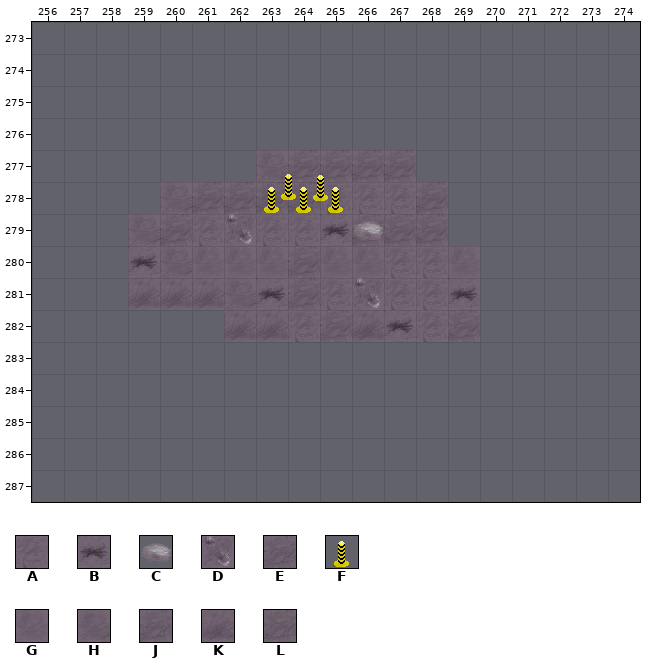
A Tiled map gets an edit: assets/levels/testlevel.tmx. Above is the file before it was changed.
Cells are 32x32 px. Shown: x 256..274, y 273..287.
Key: from "parkinglot": A 4, B 25, C 27, D 42, E 44, F 51, G 61, H 66, J 67, K 86, L 87.
_ is an empty cell.
Objects are placed by their top-left corner, in cells (3,4 is the top-left corner of cell 3,4); size is 1x1 cell unless given.
Layer "Floor" before, first column x 256:
273 ___________________
274 ___________________
275 ___________________
276 ___________________
277 _______HJJJJ_______
278 ____HJJJJAAAJ______
279 ___HJADAABJLL______
280 ___BHGGGEGGAAG_____
281 ___KKKHBEADAAB_____
282 ______KKAEKBAL_____
283 ___________________
284 ___________________
285 ___________________
286 ___________________
287 ___________________
Objects on layer "Objects" before:
F at 263.5,277.6
F at 264.5,277.6
F at 263,278
F at 264,278
F at 265,278
C at 266,279
The result:
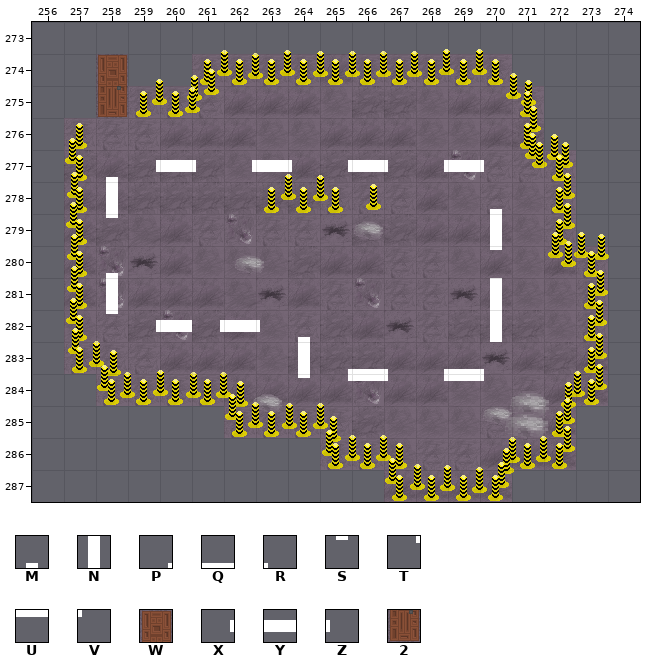
Further tiles: from "parkinglot": M 0, N 20, P 28, Q 29, R 30, S 40, T 48, U 49, V 50, W 69, X 82, Y 83, Z 84, 2 89.
Tiles of an added or newly shown layer are drawn over the layers below it.
The author wrote: tiled testmap
The edit:
Changed rows in their new state; . is an unchanged cell.
Layer "Floor":
first column x 258:
277 KJJJG.K...KDA.
278 K...........A.
279 J...........K.
280 D...........K.
281 D...........K.
282 AJDJ.G......J.
283 ...K..JJJKKKB.
284 ....KKKKDKKGGA
285 .......AJ....A
Layer "Stripes" (added):
first column x 257:
274 ....AAAAKAAAAA...
275 ..AAA........KA..
276 A.............L..
277 JMXYZXYZXYZXYZAA.
278 KN...........M.A.
279 KS...........N.A.
280 KM...GG......S.KA
281 KN...........N..A
282 GSXYXYZM.....N..A
283 AA.K...NPQRPQR..K
284 .AAAA..STUVTUV.KK
285 .....AAA.....A.K.
286 ........AAGAAKKK.
287 ..........KKKK...
Layer "Objects":
added: F at 269.5,273.7
added: F at 268.5,273.7
added: F at 261.5,273.7
added: F at 263.5,273.7
added: F at 264.5,273.7
added: F at 266.5,273.7
added: F at 265.5,273.8
added: F at 267.5,273.8
added: F at 262.5,273.8
added: F at 261,274
added: F at 262,274
added: F at 263,274
added: F at 264,274
added: F at 265,274
added: F at 266,274
added: F at 267,274
added: F at 268,274
added: F at 269,274
added: F at 270,274
added: W at 258,274
added: F at 261.1,274.3
added: F at 270.6,274.4
added: F at 260.6,274.5
added: F at 259.5,274.6
added: F at 271,274.6
added: F at 260.5,274.9
added: F at 271,275
added: F at 259,275
added: F at 260,275
added: 2 at 258,275
added: F at 271.2,275.5
added: F at 271,276
added: F at 257,276
added: F at 271.2,276.3
added: F at 271.8,276.3
added: F at 256.8,276.5
added: F at 272.2,276.6
added: F at 271.4,276.6
added: F at 272,277
added: F at 257,277
added: F at 256.8,277.5
added: F at 272.3,277.6
added: F at 266.2,277.9
added: F at 272,278
added: F at 257,278
added: F at 256.8,278.5
added: F at 272.2,278.5
added: F at 272,279
added: F at 257,279
added: F at 271.9,279.4
added: F at 272.7,279.4
added: F at 273.3,279.5
added: F at 256.8,279.5
added: F at 272.3,279.7
added: F at 273,280
added: F at 257,280
added: C at 262.3,280.1
added: F at 256.9,280.5
added: F at 273.3,280.6
added: F at 273,281
added: F at 257,281
added: F at 256.8,281.5
added: F at 273.3,281.5
added: F at 273,282
added: F at 257,282
added: F at 256.9,282.4
added: F at 273.2,282.6
added: F at 257.5,282.8
added: F at 273,283
added: F at 257,283
added: F at 258.1,283.1
added: F at 273.3,283.5
added: F at 257.8,283.6
added: F at 259.5,283.7
added: F at 272.6,283.8
added: F at 258.5,283.8
added: F at 261.5,283.8
added: F at 260.6,283.8
added: F at 273,284
added: F at 261,284
added: F at 260,284
added: F at 259,284
added: F at 258,284
added: F at 262,284.1
added: F at 272.3,284.1
added: C at 262.8,284.4
added: F at 261.8,284.5
added: F at 272.2,284.6
added: C at 270.9,284.2 size 1.3x1.5
added: F at 262.5,284.7
added: F at 264.5,284.7
added: F at 263.6,284.7
added: C at 270,284.8
added: F at 272,285
added: F at 272,285
added: F at 272,285
added: F at 264,285
added: F at 263,285
added: F at 262,285
added: F at 264.9,285.2
added: C at 270.7,284.9 size 1.5x1.5
added: F at 272.2,285.5
added: F at 264.8,285.6
added: F at 265.5,285.8
added: F at 266.5,285.8
added: F at 271.5,285.8
added: F at 270.5,285.8
added: F at 271,286
added: F at 272,286
added: F at 266,286
added: F at 265,286
added: F at 267,286
added: F at 270.3,286.1
added: F at 266.8,286.5
added: F at 270.2,286.6
added: F at 267.6,286.7
added: F at 268.5,286.7
added: F at 269.5,286.7
added: F at 270,287
added: F at 269,287
added: F at 268,287
added: F at 267,287
Boxes around the changes in both pictures, in picture pixels (x1, y1, x2, y2):
changed: (64, 49, 609, 502)
